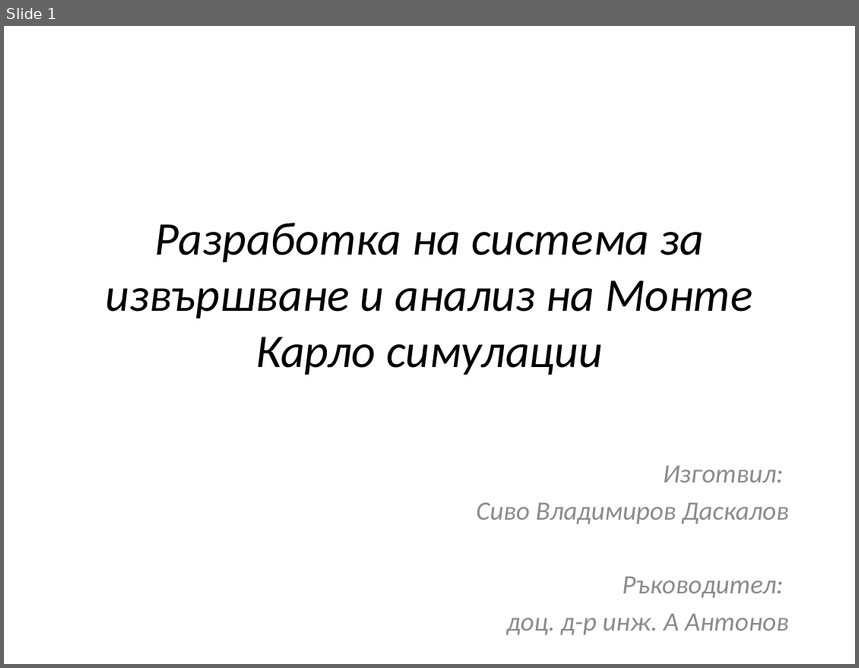
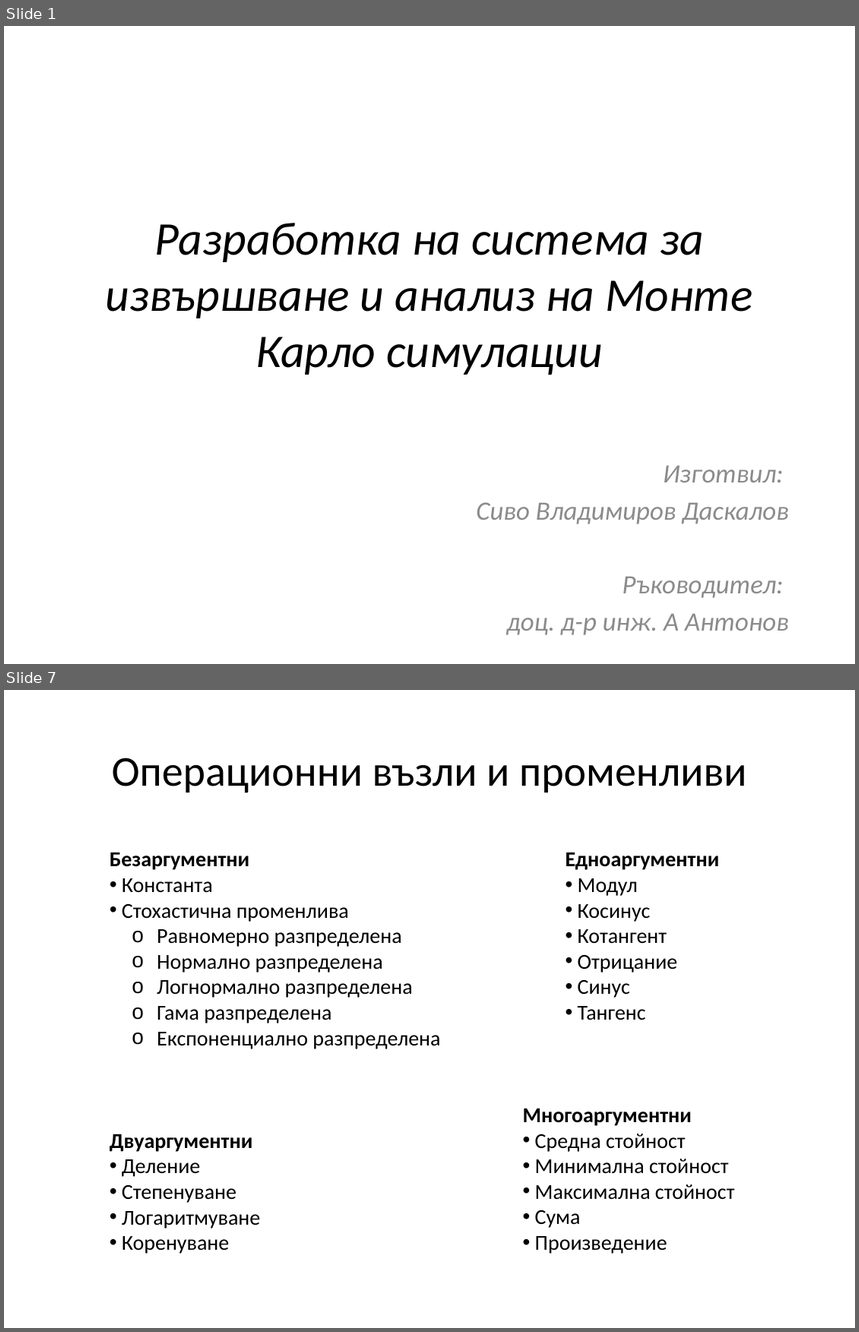
Before and after one commit to SivoDaskalov/Monte-Carlo-Debugger, a slide deck: documentation/src/main/resources/Monte Carlo Simulation Debugger.pptx. Shown one above the other, each under a label of ours: slide 1 before the commit, slides 1 and 7 after it; the slides between them are not shown. The pictures are 859x668 and 859x1332 pixels, drawn with LibreOffice and Linux fonts; fonts in the diff are those of the drawing. Boxes give left, top, right and bottom in pixels: in the first picture for what was removed or moved away, otherwise in the second. Text is boxed around its words. In the diff, an @@ line names an element or a change of style, - is before the commit and + after.

```diff
--- a/documentation/src/main/resources/Monte Carlo Simulation Debugger.pptx
+++ b/documentation/src/main/resources/Monte Carlo Simulation Debugger.pptx
@@ slide 7 added at <box>4,690,855,1328</box>, background #FFFFFF @@
@@ title added at <box>112,758,747,793</box>, 36 pt, text #000000 @@
+Операционни възли и променливи
@@ text added at <box>110,853,440,1049</box>, 18 pt, text #000000 @@
+Безаргументни
+• Константа
+• Стохастична променлива
+  o Равномерно разпределена
+  o Нормално разпределена
+  o Логнормално разпределена
+  o Гама разпределена
+  o Експоненциално разпределена
@@ text added at <box>566,853,720,1021</box>, 18 pt, text #000000 @@
+Едноаргументни
+• Модул
+• Косинус
+• Котангент
+• Отрицание
+• Синус
+• Тангенс
@@ text added at <box>523,1109,735,1254</box>, 18 pt, text #000000 @@
+Многоаргументни
+• Средна стойност
+• Минимална стойност
+• Максимална стойност
+• Сума
+• Произведение
@@ text added at <box>110,1135,260,1254</box>, 18 pt, text #000000 @@
+Двуаргументни
+• Деление
+• Степенуване
+• Логаритмуване
+• Коренуване
```
Also in this commit, not shown: 2 slides changed, 5 other slides added, 10 other files.
